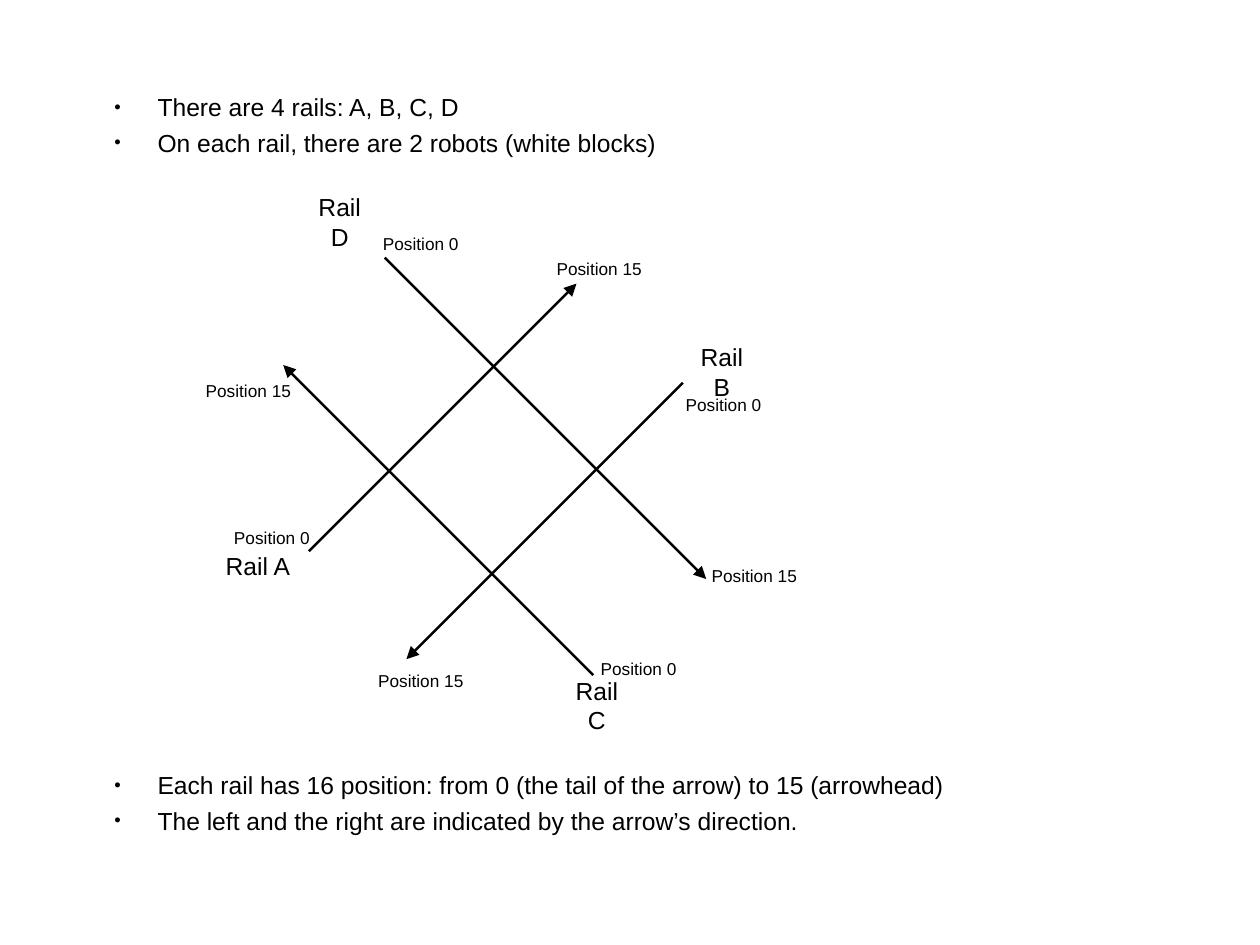
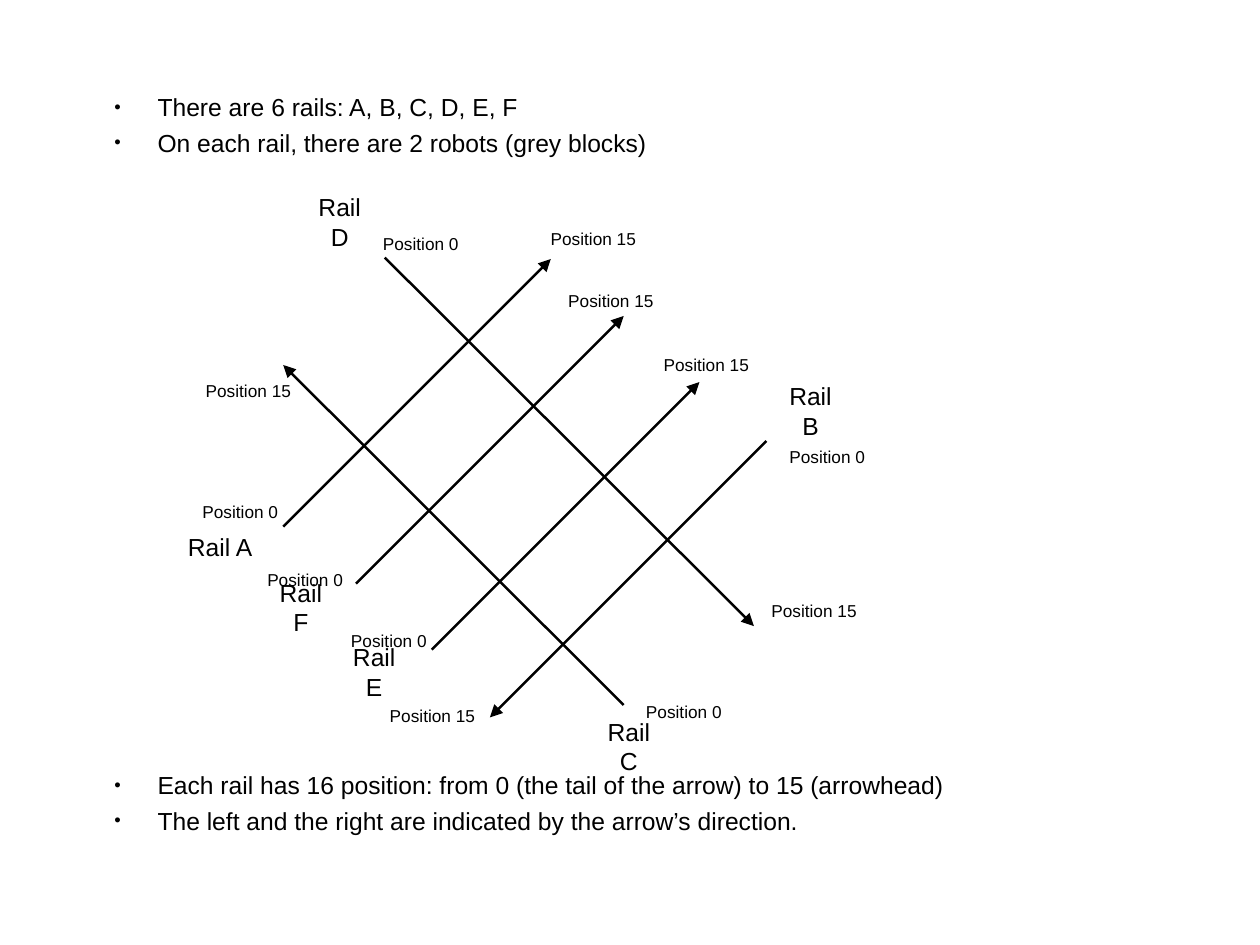
Before and after one commit to marcorobol/2017-AoseLab-VRep, a slide deck: slide 2 of WDAS JACK Agents/docs/v-rep_presentation.pptx. Drawn at 1260x945 pixels with LibreOffice and Linux fonts; fonts in the diff are those of the drawing. Boxes give left, top, right and bottom in pixels: in the first picture for what was removed or moved away, otherwise in the second. Text is boxed around its words. In the diff, an @@ line names an element or a change of style, - is before the commit and + after.

```diff
--- a/WDAS JACK Agents/docs/v-rep_presentation.pptx
+++ b/WDAS JACK Agents/docs/v-rep_presentation.pptx
@@ text at [158,98,646,157]: text changed @@
-• There are 4 rails: A, B, C, D
-• On each rail, there are 2 robots (white blocks)
+• There are 6 rails: A, B, C, D, E, F
+• On each rail, there are 2 robots (grey blocks)
@@ text "Position 15": place and size @@
-text "Position 15" at [557,262,642,275]
+text "Position 15" at [551,232,636,245]
@@ arrow moved from (309, 551) - (577, 284) to (284, 526) - (551, 259) @@
@@ arrow moved from (385, 258) - (706, 579) to (385, 258) - (754, 626) @@
@@ text added at [568,294,653,307], 14 pt, text #000000 @@
+Position 15
@@ arrow added from (356, 584) to (624, 316), #000000 2 pt @@
@@ text added at [664,358,749,371], 14 pt, text #000000 @@
+Position 15
@@ arrow moved from (594, 675) - (284, 365) to (624, 705) - (284, 365) @@
@@ arrow added from (432, 649) to (699, 382), #000000 2 pt @@
@@ text "Rail B" rewrapped from [701,348,743,401] to [789,387,831,435] @@
@@ arrow moved from (683, 383) - (407, 659) to (766, 441) - (490, 718) @@
@@ text "Position 0": place and size @@
-text "Position 0" at [686,398,762,411]
+text "Position 0" at [789,450,865,463]
@@ text "Position 0": place and size @@
-text "Position 0" at [234,531,310,544]
+text "Position 0" at [202,505,278,518]
@@ text "Rail A": place and size @@
-text "Rail A" at [226,557,290,576]
+text "Rail A" at [188,538,252,557]
@@ text added at [267,573,343,590], 14 pt, text #000000 @@
+Position 0
@@ text added at [280,582,322,631], 20 pt, text #000000 @@
+Rail F
@@ text "Position 15": place and size @@
-text "Position 15" at [712,569,797,582]
+text "Position 15" at [771,604,856,617]
@@ text added at [351,634,427,651], 14 pt, text #000000 @@
+Position 0
@@ text added at [353,648,395,696], 20 pt, text #000000 @@
+Rail E
@@ text "Position 15": place and size @@
-text "Position 15" at [378,674,463,687]
+text "Position 15" at [390,709,475,722]
@@ text "Position 0": place and size @@
-text "Position 0" at [601,662,677,675]
+text "Position 0" at [646,705,722,718]
@@ text "Rail C": place and size @@
-text "Rail C" at [576,682,618,730]
+text "Rail C" at [608,723,650,771]
```
Also in this commit, not shown: 3 other slides changed, 2 other files.
